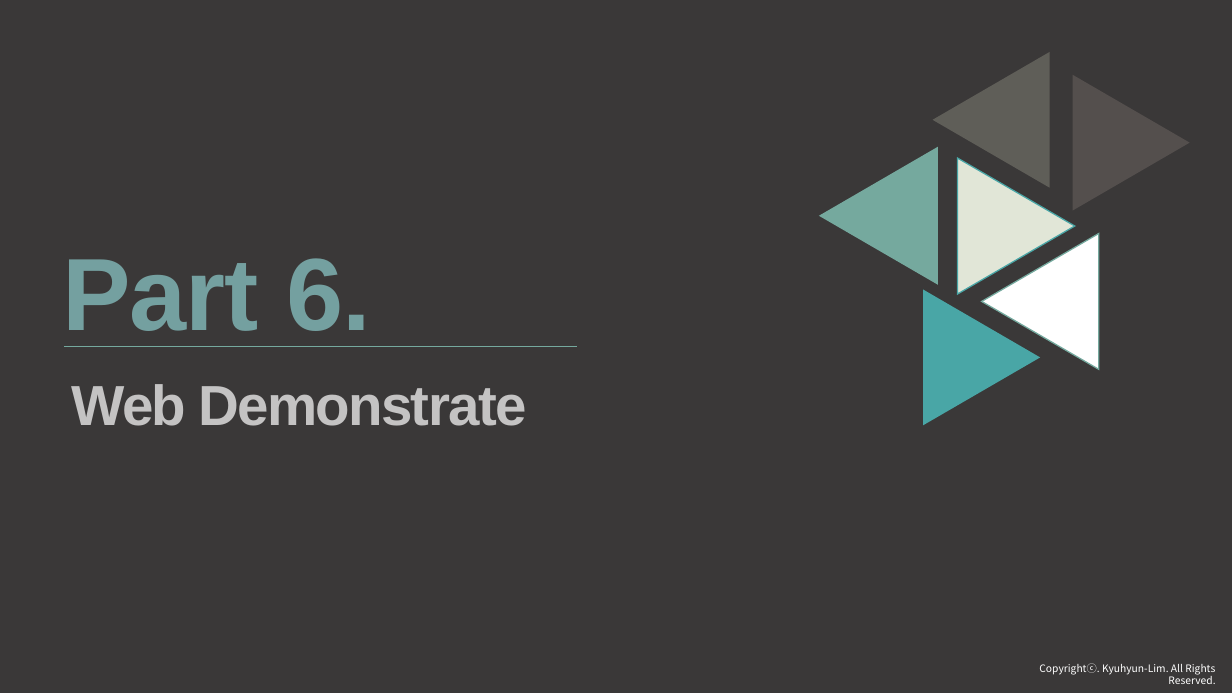
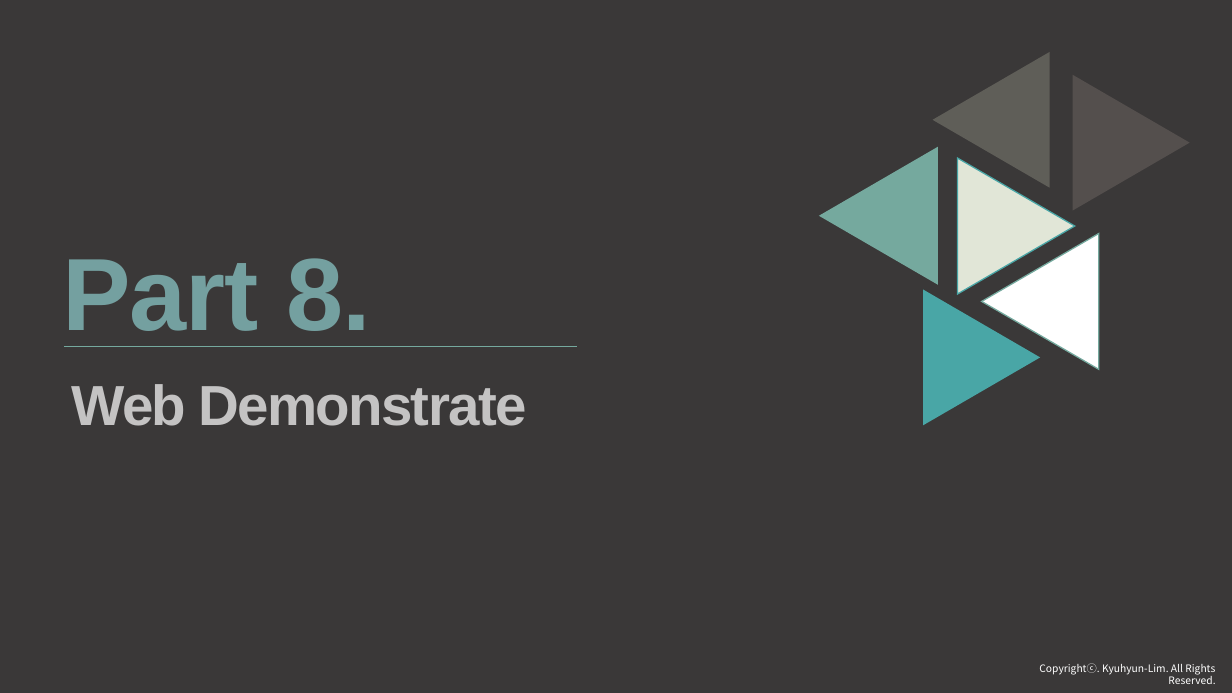
Before and after one commit to thlim008/Web_Project, a slide deck: slide 21 of selfportfolio-2018.pptx (slide 13 before the commit). Drawn at 1232x693 pixels with LibreOffice and Linux fonts; fonts in the diff are those of the drawing. Boxes give left, top, right and bottom in pixels: in the first picture for what was removed or moved away, otherwise in the second. Text is boxed around its words. In the diff, an @@ line names an element or a change of style, - is before the commit and + after.

```diff
--- a/selfportfolio-2018.pptx
+++ b/selfportfolio-2018.pptx
@@ text at (62,258,370,347): text changed @@
-Part 6.
+Part 8.
```
Also in this commit, not shown: 7 other slides changed, 8 slides added, 33 other files.
